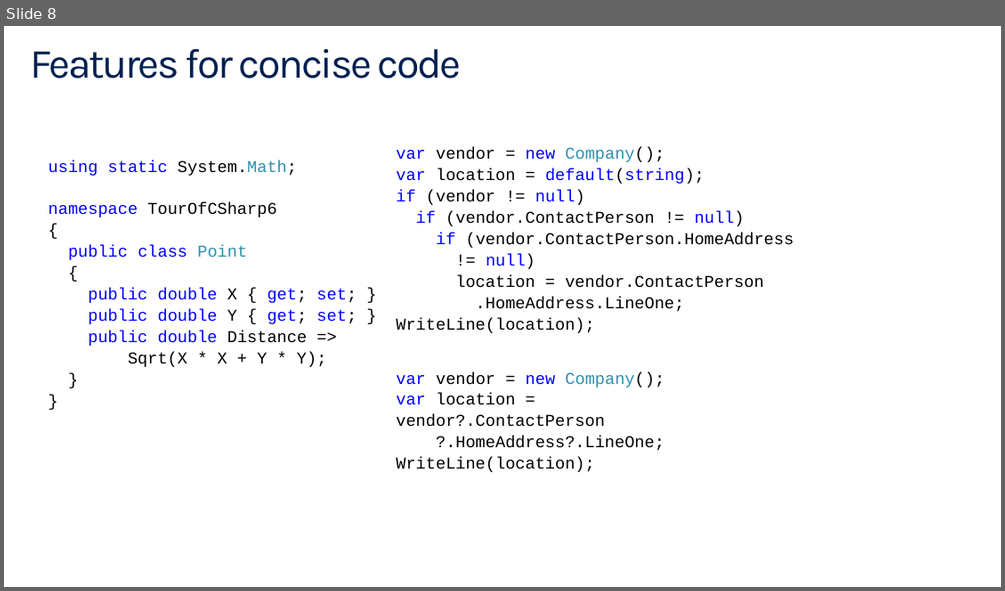
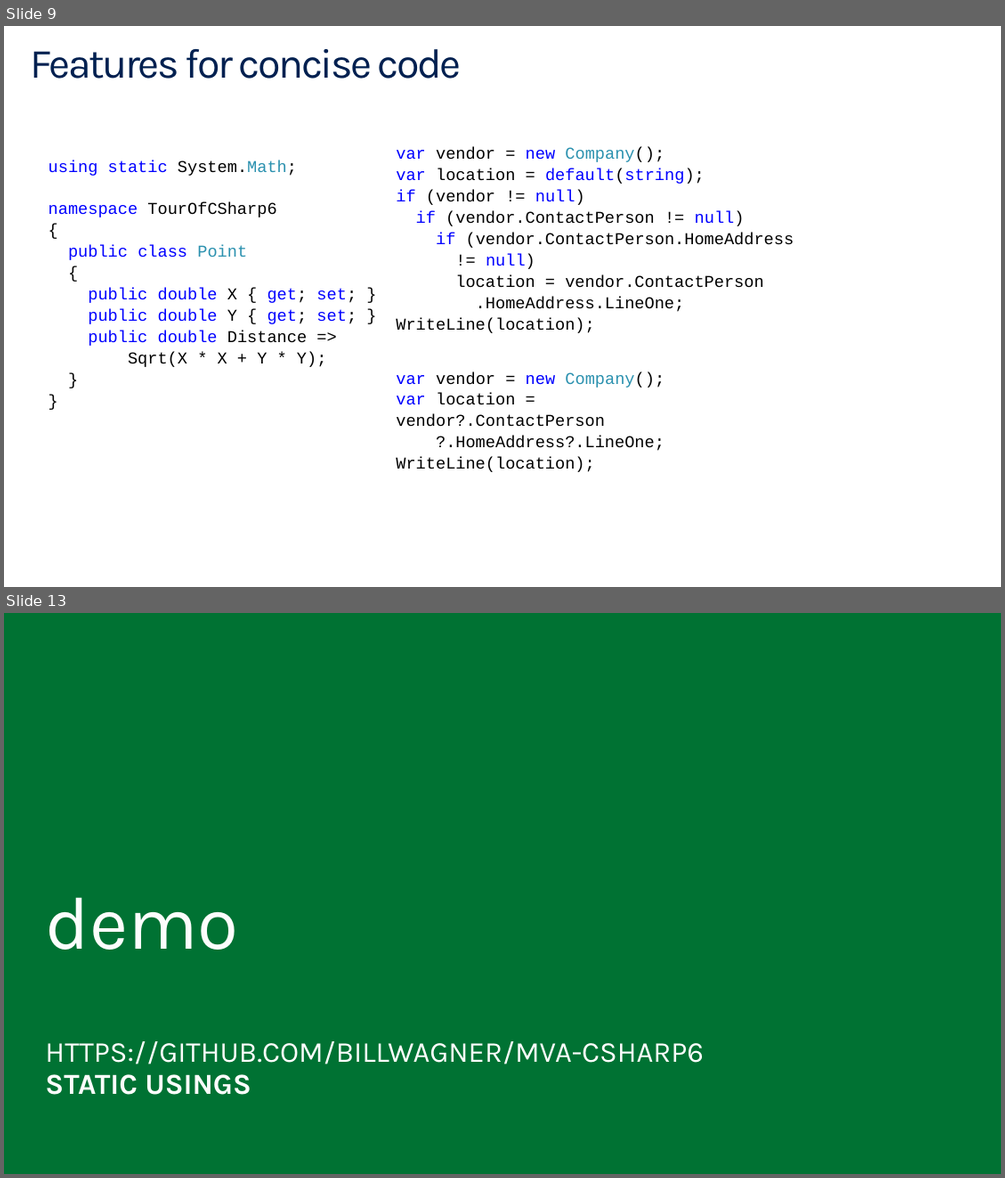
Before and after one commit to BillWagner/MVA-CSharp6, a slide deck: Slides/MVA-What'sNewC#6-Module1.pptx. Shown one above the other, each under a label of ours: slide 8 before the commit, slides 9 and 13 after it; the slides between them are not shown. The pictures are 1005x591 and 1005x1178 pixels, drawn with LibreOffice and Linux fonts; fonts in the diff are those of the drawing. Boxes give left, top, right and bottom in pixels: in the first picture for what was removed or moved away, otherwise in the second. Text is boxed around its words. In the diff, an @@ line names an element or a change of style, - is before the commit and + after.

```diff
--- a/Slides/MVA-What'sNewC#6-Module1.pptx
+++ b/Slides/MVA-What'sNewC#6-Module1.pptx
@@ slide 13 added at <box>4,613,1001,1174</box>, background #007233 @@
@@ text added at <box>45,897,238,949</box>, 72 pt, text #FFFFFF @@
+demo
@@ subtitle added at <box>45,1041,704,1094</box>, 28 pt, text #FFFFFF @@
+HTTPS://GITHUB.COM/BILLWAGNER/MVA-CSHARP6
+STATIC USINGS
@@ what was slide 8 is now slide 9 @@
```
Also in this commit, not shown: 1 slide changed, 5 other slides added.
